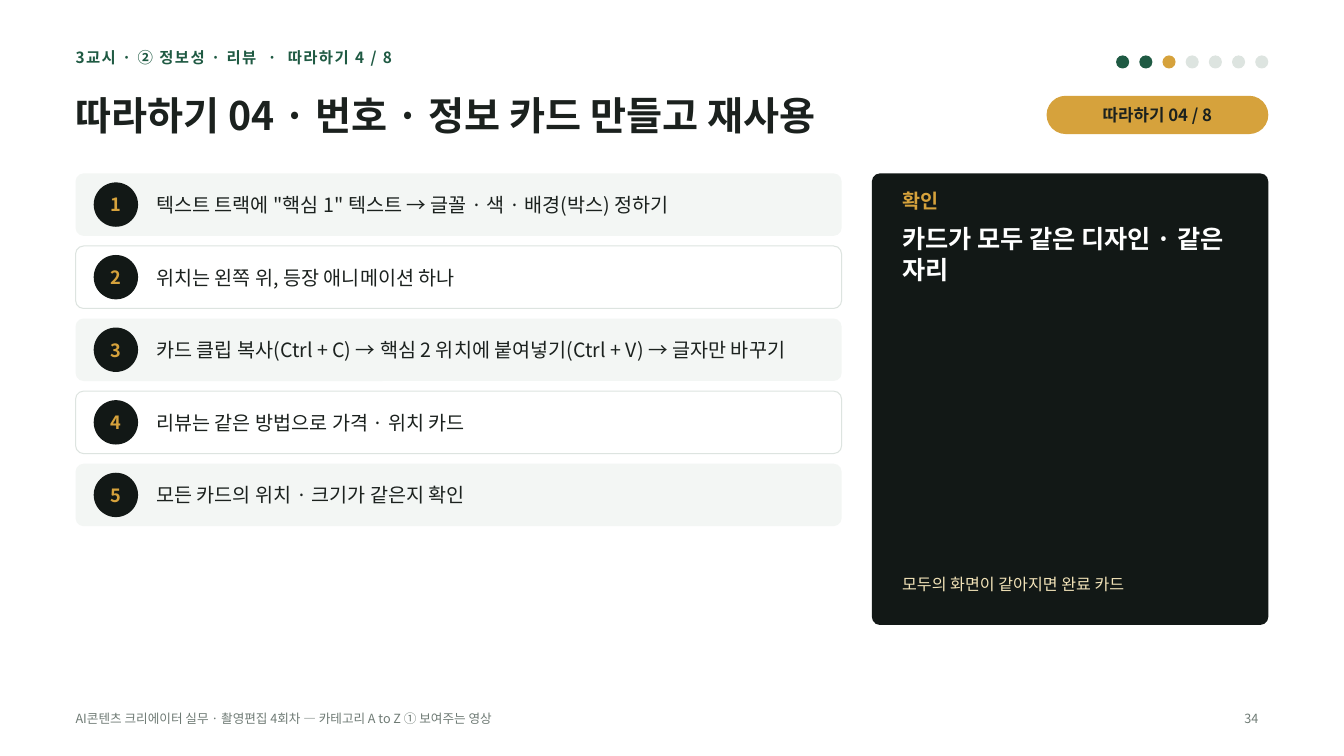
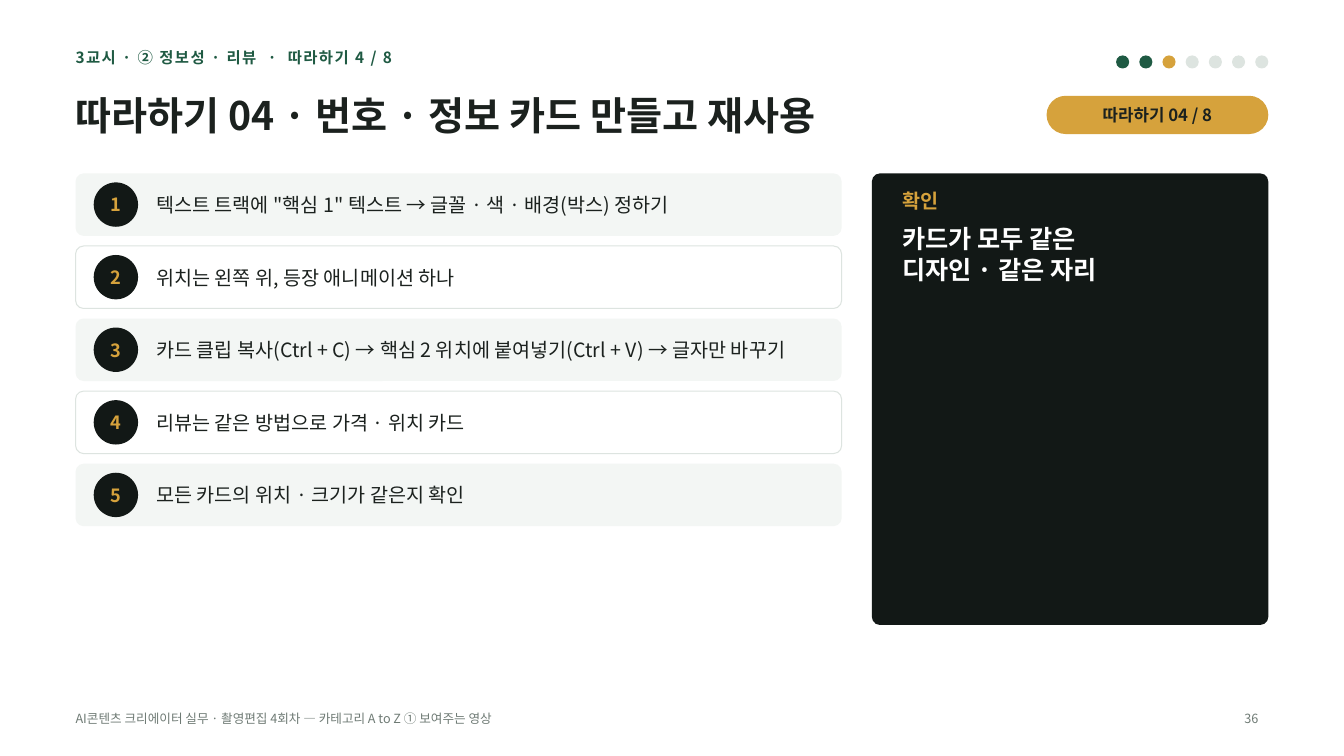
Before and after one commit to yujida/MARUBIT, a slide deck: slide 36 of lectures/04/4회차_카테고리AtoZ_보여주는영상_슬라이드.pptx (slide 34 before the commit). Drawn at 1344x756 pixels with LibreOffice and Linux fonts; fonts in the diff are those of the drawing. Boxes give left, top, right and bottom in pixels: in the first picture for what was removed or moved away, otherwise in the second. Text is boxed around its words. In the diff, an @@ line names an element or a change of style, - is before the commit and + after.

```diff
--- a/lectures/04/4회차_카테고리AtoZ_보여주는영상_슬라이드.pptx
+++ b/lectures/04/4회차_카테고리AtoZ_보여주는영상_슬라이드.pptx
@@ text at (x1=902, y1=227, x2=1096, y2=282): text changed @@
-카드가 모두 같은 디자인 · 같은 자리
+카드가 모두 같은
+디자인 · 같은 자리
@@ text removed at (x1=902, y1=576, x2=1125, y2=592) @@
-모두의 화면이 같아지면 완료 카드
@@ page number at (x1=1244, y1=713, x2=1258, y2=723): text changed @@
-34
+36
```
Also in this commit, not shown: 20 other slides changed, 4 slides added, 2 slides removed, 4 other files.
